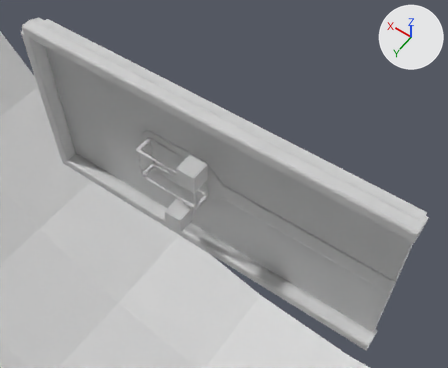
Renders of the COLLADA model build/assetpacker/assets/intro/intro.dae from each side of a commit.
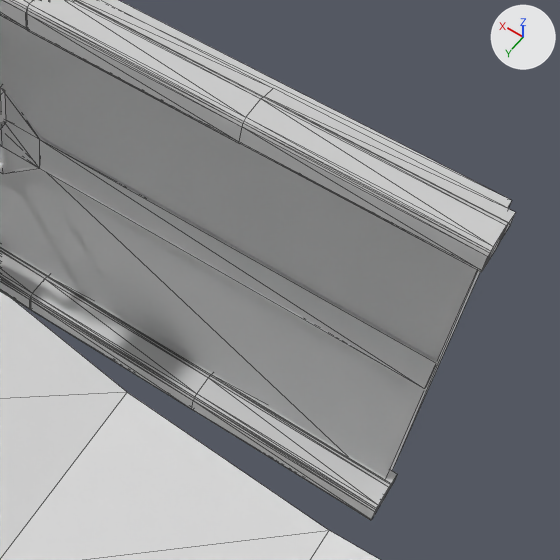
There are two pictures of each version: one from a camera (50 mm lens) standing at (-23.3, 29.6, 48.0) and looking at (-2.8, 0.8, 2.8), one close up on the part from 46% to 100% of the width and 34% to 100% of the height. The lights are fixed; the arrows at upper right show +X, +Y and +Z. The close-ups show mesh edges as thin lines. Where no turn or scale is listed for an object, it has been applied to the vertices.

Objects in the first close-up: 'floor', 'hedge1', 'hedge2', 'hedge6', 'pathwayedge1', 'pathwayedge2', 'pathways', 'sky'.
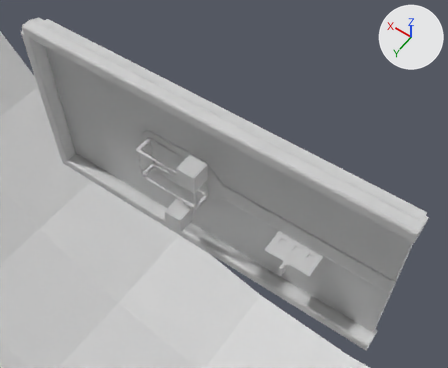
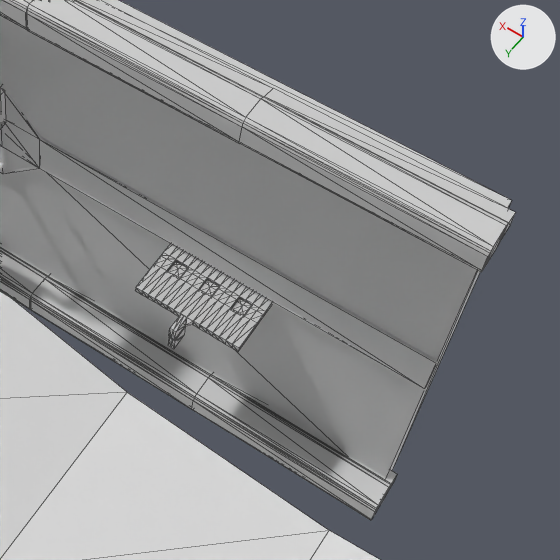
Boxes (x1, y1, x2, y2) around the edits, measured in the close-ups (560 x 560 px):
'tp_wall', added: after (135, 245, 272, 352)
'tutorial2', added: after (199, 279, 219, 297)
'tutorial1', added: after (232, 298, 251, 315)
'tutorial3', added: after (168, 261, 187, 278)

The change, as a diff of the scene's bpy script:
```diff
--- a/build/assetpacker/assets/intro/intro.dae.py
+++ b/build/assetpacker/assets/intro/intro.dae.py
@@ mat_tpwall @@
+mat_tpwall = principled_material('tpwall')
+mat_tpwall.base_color = (0.8, 0.8, 0.8)  # white #e7e7e7
@@ mat_tutorial1 @@
+mat_tutorial1 = principled_material('tutorial1')
+mat_tutorial1.base_color = (0.8, 0.8, 0.8)  # white #e7e7e7
@@ mat_tutorial2 @@
+mat_tutorial2 = principled_material('tutorial2')
+mat_tutorial2.base_color = (0.8, 0.8, 0.8)  # white #e7e7e7
@@ mat_tutorial3 @@
+mat_tutorial3 = principled_material('tutorial3')
+mat_tutorial3.base_color = (0.8, 0.8, 0.8)  # white #e7e7e7
@@ me_cube_014 @@
+me_cube_014.from_pydata(...)  # 218 vertices, 432 faces; spans x -2.37..2.43, y -1.0..3.58, z -0.51..0.81
+me_cube_014.materials.append(mat_tpwall)  # its picture is missing
@@ me_plane_018 @@
+me_plane_018.from_pydata([(-0.447, -0.222, 0.0), (0.153, -0.222, 0.0), (-0.447, 0.447, 0.0), (0.153, 0.447, 0.0)], [], [(1, 2, 0), (1, 3, 2)])
+me_plane_018.materials.append(mat_tutorial1)  # its picture is missing
@@ me_plane_019 @@
+me_plane_019.from_pydata([(-0.447, -0.222, 0.0), (0.153, -0.222, 0.0), (-0.447, 0.447, 0.0), (0.153, 0.447, 0.0)], [], [(1, 2, 0), (1, 3, 2)])
+me_plane_019.materials.append(mat_tutorial2)  # its picture is missing
@@ me_plane_020 @@
+me_plane_020.from_pydata([(-0.447, -0.222, 0.0), (0.153, -0.222, 0.0), (-0.447, 0.447, 0.0), (0.153, 0.447, 0.0)], [], [(1, 2, 0), (1, 3, 2)])
+me_plane_020.materials.append(mat_tutorial3)  # its picture is missing
@@ ob_tp_wall @@
+ob_tp_wall = bpy.data.objects.new('tp_wall', me_cube_014)
+ob_tp_wall.location = (-10.98, 0.0, -1.38)
@@ ob_tutorial1 @@
+ob_tutorial1 = bpy.data.objects.new('tutorial1', me_plane_018)
+ob_tutorial1.location = (-12.3, 0.68, -1.19)
@@ ob_tutorial2 @@
+ob_tutorial2 = bpy.data.objects.new('tutorial2', me_plane_019)
+ob_tutorial2.location = (-10.8, 0.68, -1.15)
@@ ob_tutorial3 @@
+ob_tutorial3 = bpy.data.objects.new('tutorial3', me_plane_020)
+ob_tutorial3.location = (-9.3, 0.68, -1.18)
```
